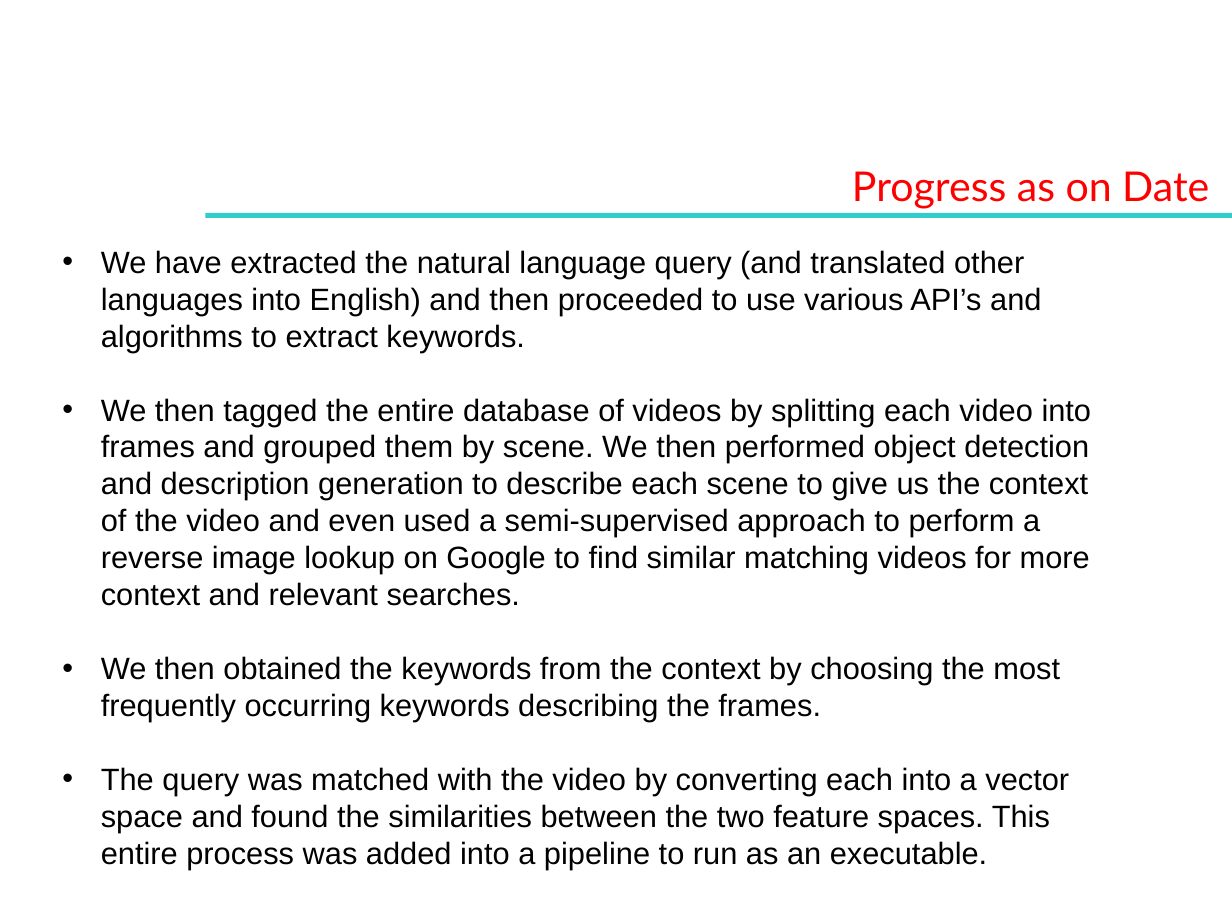
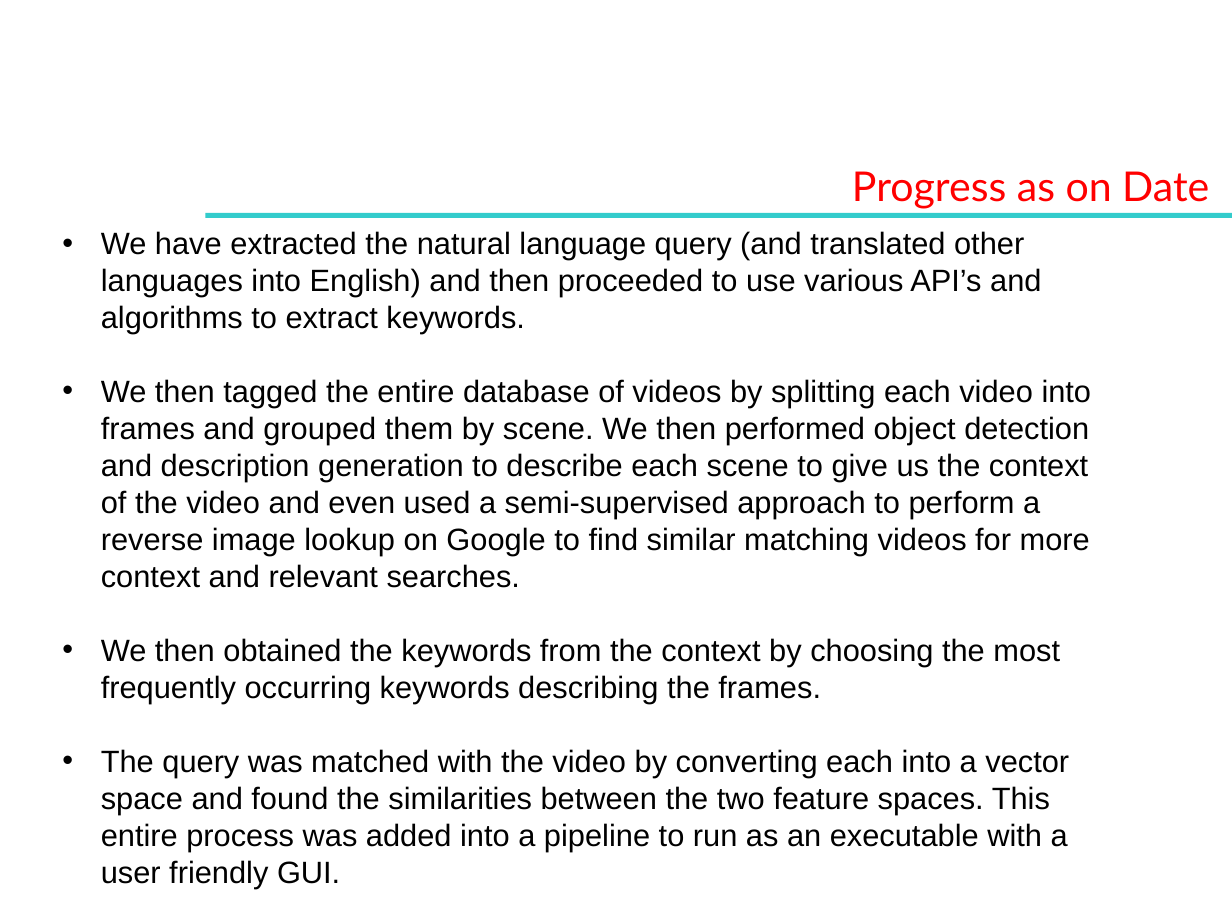
Before and after one commit to aditeyabaral/natural-language-database-querying, a slide deck: slide 4 of Presentation/Intel Contest_template.pptx. Drawn at 1232x924 pixels with LibreOffice and Linux fonts; fonts in the diff are those of the drawing; background and template pictures are left out. Boxes give left, top, right and bottom in pixels: in the first picture for what was removed or moved away, otherwise in the second. Text is boxed around its words. In the diff, an @@ line names an element or a change of style, - is before the commit and + after.

```diff
--- a/Presentation/Intel Contest_template.pptx
+++ b/Presentation/Intel Contest_template.pptx
@@ text "We have extracted the natural ...": place and size @@
-text "We have extracted the natural ..." at [101, 250, 1092, 870]
+text "We have extracted the natural ..." at [101, 231, 1092, 888]
@@ text at [101, 749, 1069, 888]: text changed @@
-• The query was matched with the video by converting each into a vector space and found the similarities between the two feature spaces. This entire process was added into a pipeline to run as an executable.
+• The query was matched with the video by converting each into a vector space and found the similarities between the two feature spaces. This entire process was added into a pipeline to run as an executable with a user friendly GUI.
```
Also in this commit, not shown: 4 other slides changed, 1 slide added, 1 other file.
